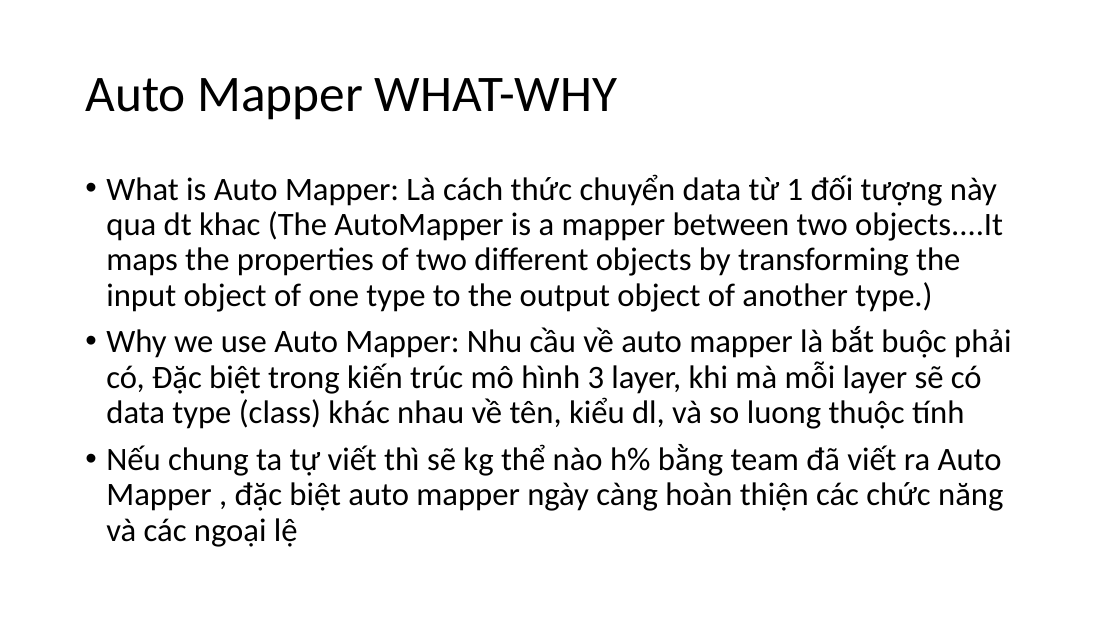
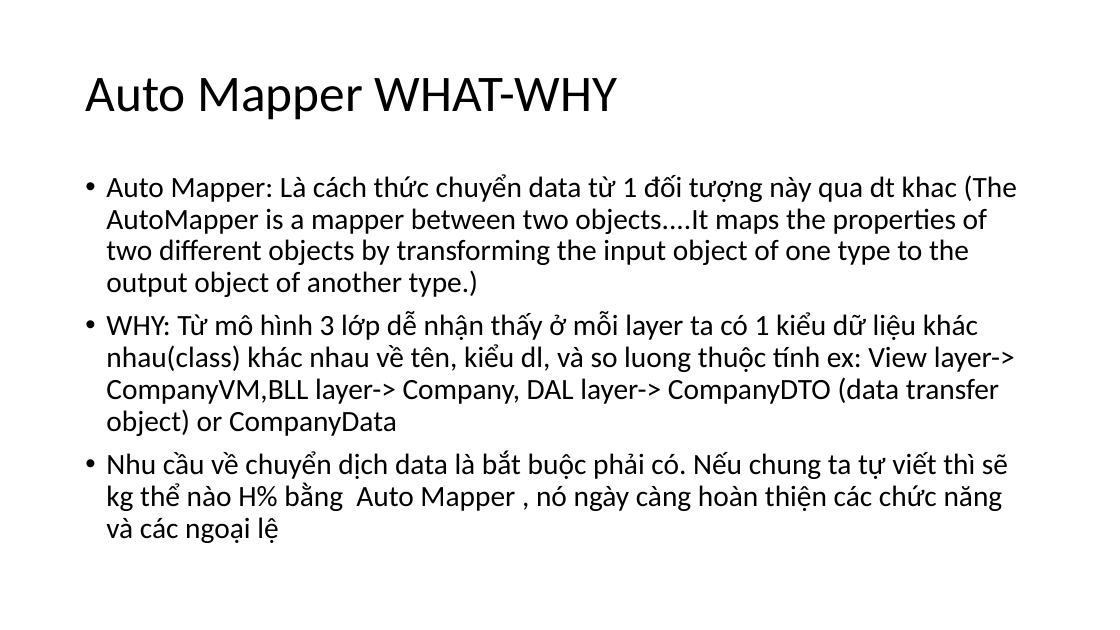
Before and after one commit to lamhongbac/LoggingDemo, a slide deck: slide 6 of WpfStudy/Documents/AutoMapper Tutorial.pptx (slide 7 before the commit). Drawn at 1120x630 pixels with LibreOffice and Linux fonts; fonts in the diff are those of the drawing. Boxes give left, top, right and bottom in pixels: in the first picture for what was removed or moved away, otherwise in the second. Text is boxed around its words. In the diff, an @@ line names an element or a change of style, - is before the commit and + after.

Commit message:
update auto mapper study, profile and DI

```diff
--- a/WpfStudy/Documents/AutoMapper Tutorial.pptx
+++ b/WpfStudy/Documents/AutoMapper Tutorial.pptx
@@ text at [106,174,1017,543]: text changed; size 28 to 25.2 pt @@
-• What is Auto Mapper: Là cách thức chuyển data từ 1 đối tượng này qua dt khac (The AutoMapper is a mapper between two objects....It maps the properties of two different objects by transforming the input object of one type to the output object of another type.)
-• Why we use Auto Mapper: Nhu cầu về auto mapper là bắt buộc phải có, Đặc biệt trong kiến trúc mô hình 3 layer, khi mà mỗi layer sẽ có data type (class) khác nhau về tên, kiểu dl, và so luong thuộc tính
-• Nếu chung ta tự viết thì sẽ kg thể nào h% bằng team đã viết ra Auto Mapper , đặc biệt auto mapper ngày càng hoàn thiện các chức năng và các ngoại lệ
+• Auto Mapper: Là cách thức chuyển data từ 1 đối tượng này qua dt khac (The AutoMapper is a mapper between two objects....It maps the properties of two different objects by transforming the input object of one type to the output object of another type.)
+• WHY: Từ mô hình 3 lớp dễ nhận thấy ở mỗi layer ta có 1 kiểu dữ liệu khác nhau(class) khác nhau về tên, kiểu dl, và so luong thuộc tính ex: View layer-> CompanyVM,BLL layer-> Company, DAL layer-> CompanyDTO (data transfer object) or CompanyData
+• Nhu cầu về chuyển dịch data là bắt buộc phải có. Nếu chung ta tự viết thì sẽ kg thể nào H% bằng Auto Mapper , nó ngày càng hoàn thiện các chức năng và các ngoại lệ
```
Also in this commit, not shown: 3 other slides changed, 2 slides added, 7 other files.
